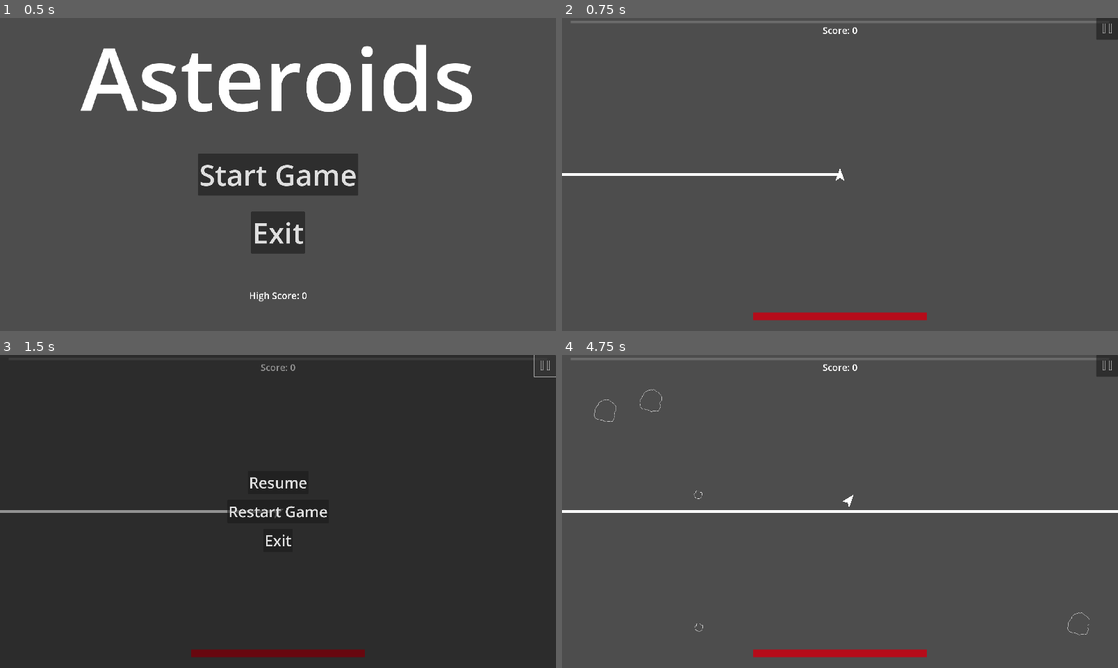
Above: before the commit, frames 1-4 (two rows, left to right).
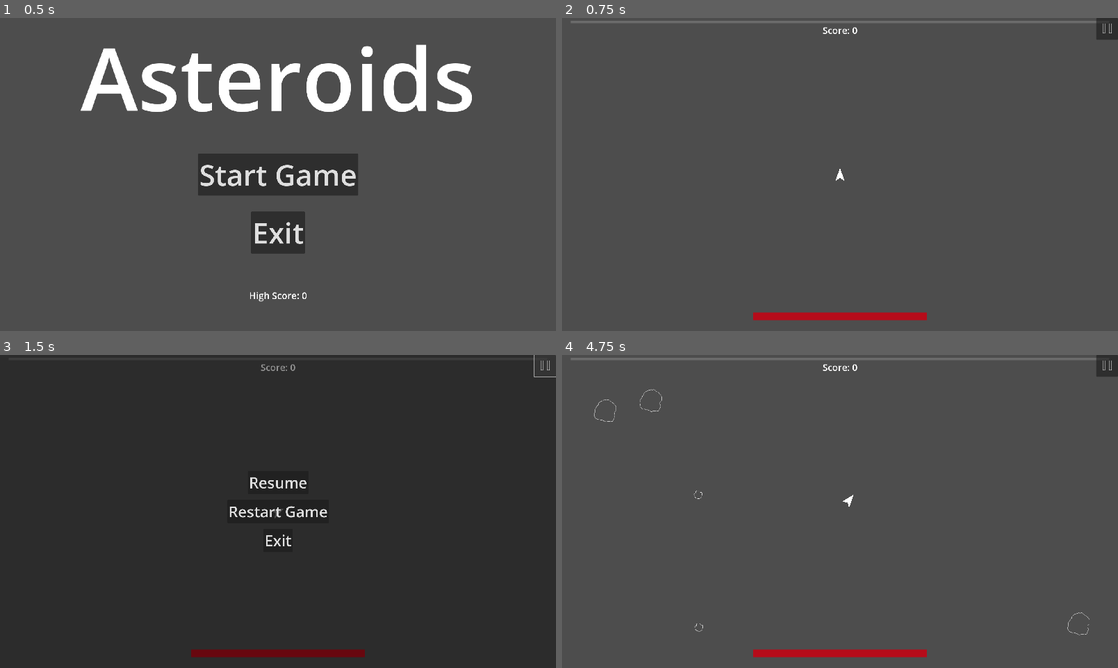
Above: after the commit, the same moments.

Repository: CoilSeb/AsteroidsPersonal
Game: Godot game, scene res://Scenes/Screens/Start Screen/StartScreen.tscn
The game is run twice, just before and just after one commit, with the same random seed, the same clock (stepped at 60 frames per second) and the same inputs.
Inputs (mouse positions are in pixels of both pictures, inside the frame that each line leads up to):
- Up to frame 1 (0.5 s): no input
- Up to frame 2 (0.75 s): click "Start Game" at 0.5 s
- Up to frame 3 (1.5 s): click (544, 364) at 1.25 s
- Up to frame 4 (4.75 s): click "Restart Game" at 2 s; tap Enter at 2.75 s; move the mouse to (962, 495) at 2.77 s; hold D (rotate_right) 2.78-3.53 s; hold Right mouse button (M2) 2.78-3.53 s; tap Space (shoot) at 3.05, 3.6, 4.55 s; move the mouse to (728, 527) at 3.52 s; hold S (move_backward) 3.53-4.28 s; right-click (728, 527) at 3.8 s; move the mouse to (895, 442) at 4.27 s; press the mouse at (895, 442) at 4.28 s; hold D (rotate_right) from 4.28 s (still down)

Frame 1 is identical in both runs. In frame 2, 0.4% of the frame differs, in the area x 0-50%, y 49-51%; in frame 3, 0.4%; in frame 4, 0.9%, in the area x 0-100%, y 49-51%.

Commit message:
Update damage and shooting mechanics

Diff:
--- a/Global Scripts/Global.gd
+++ b/Global Scripts/Global.gd
@@ -40,7 +40,7 @@
 	move_speed = 0
 	counter_thrust = 0
 
-	damage = 2
+	damage = 10
 	attack_speed = 0.35
 	bullet_speed = 700
 	collision_damage = 10
--- a/Scenes/Laser/Laser.gd
+++ b/Scenes/Laser/Laser.gd
@@ -1,16 +1,30 @@
 extends RayCast2D
 
-var is_casting = false
+@onready var laser = $"."
+@onready var end = $End
+@onready var line = $Line
+@onready var shoot_timer = $Shoot_Timer
+
+const MAX_LENGTH = 2000
+var damage = Global.damage
 
 
 func _ready():
-	pass # Replace with function body.
+	pass
 
 
 func _process(delta):
-	force_raycast_update()
-
-	if is_colliding():
-		target_position = to_local(get_collision_point())
-
-	$Line2D.points[1] = target_position
+	print(shoot_timer.time_left)
+	if Input.is_action_pressed("shoot") || Input.is_action_pressed("M2"):
+		var mouse_position = get_local_mouse_position()
+		var max_cast_to = mouse_position.normalized() * MAX_LENGTH
+		laser.target_position = max_cast_to
+		if laser.is_colliding():
+			end.global_position = laser.get_collision_point()
+		else:
+			end.global_position = laser.target_position
+		if laser.is_colliding() && shoot_timer.time_left == 0:
+			get_collider().damage_asteroid(damage)
+			shoot_timer.start()
+		line.rotation = laser.target_position.angle()
+		line.points[1].x = end.position.length()
--- a/Scenes/Laser/laser.tscn
+++ b/Scenes/Laser/laser.tscn
@@ -2,10 +2,20 @@
 
 [ext_resource type="Script" path="res://Scenes/Laser/Laser.gd" id="1_85vll"]
 
-[node name="RayCast2D" type="RayCast2D"]
+[node name="Laser" type="RayCast2D"]
 position = Vector2(0, 540)
 target_position = Vector2(1920, 0)
+collision_mask = 4
+collide_with_areas = true
 script = ExtResource("1_85vll")
 
-[node name="Line2D" type="Line2D" parent="."]
+[node name="Line" type="Line2D" parent="."]
 points = PackedVector2Array(-2, 0, 234, 0)
+
+[node name="End" type="Marker2D" parent="."]
+position = Vector2(233, 0)
+
+[node name="Shoot_Timer" type="Timer" parent="."]
+wait_time = 0.2
+one_shot = true
+autostart = true
--- a/Scenes/Player/Player.gd
+++ b/Scenes/Player/Player.gd
@@ -69,11 +69,9 @@
 
 	# Shooting
 	if laser:
-		if !laser_made:
-			laserInstance = laserScene.instantiate()
-			get_parent().add_child(laserInstance)
-			laser_made = true
 		if Input.is_action_pressed("shoot") || Input.is_action_pressed("M2"):
+			if !laser_made:
+				make_laser()
 			laserInstance.global_position = global_position + Vector2(0, -15).rotated(rotation)
 		if Input.is_action_just_released("shoot") || Input.is_action_just_released("M2"):
 			laserInstance.queue_free()
@@ -89,6 +87,11 @@
 		destroy()
 		GameScene.player = true
 
+
+func make_laser():
+	laserInstance = laserScene.instantiate()
+	get_parent().add_child(laserInstance)
+	laser_made = true
 
 
 func _on_area_2d_area_entered(area):
